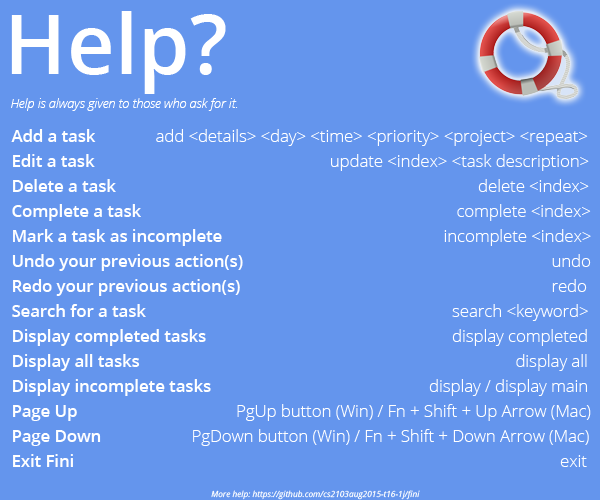
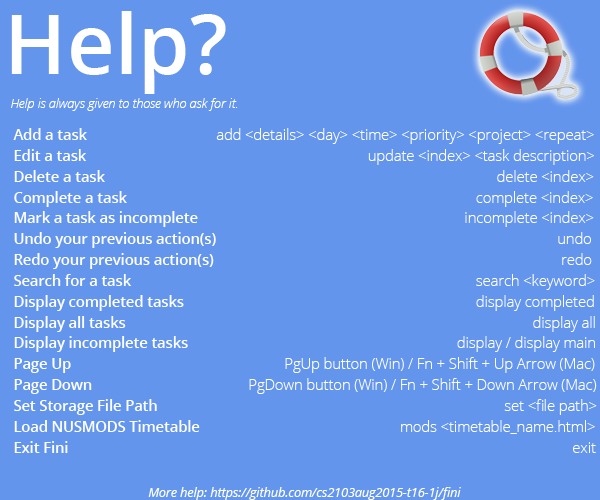
Layer changes from the first 600x500 image to the second:
painted on "More help: https://github.com/cs2103aug2015-t16-1j/fini" over [148, 487, 461, 500]
renamed "Add a task add <details> <day> <time> <priority> <project>" to "Add a task add <details> <day> <time> <priority> <p", painted on it over [11, 128, 597, 467]
